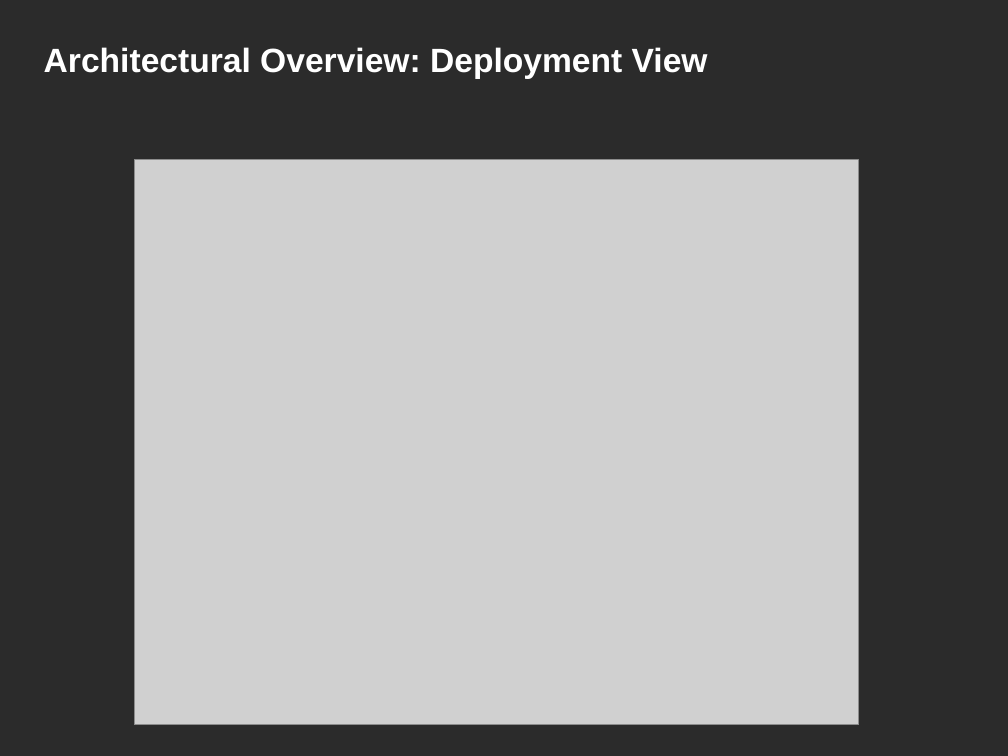
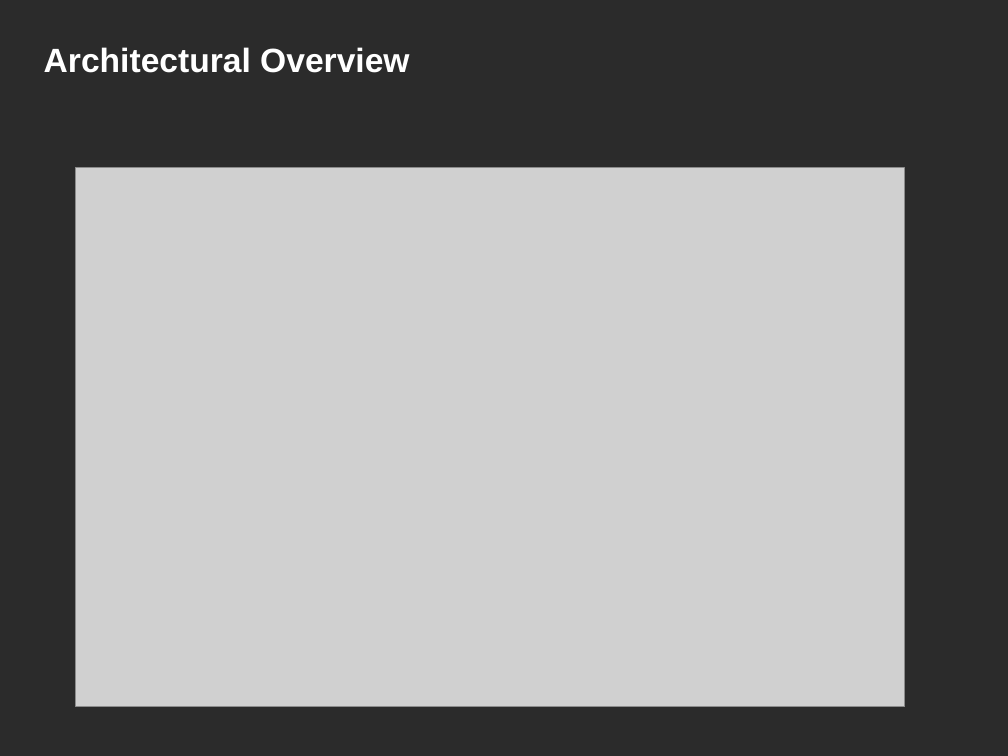
Before and after one commit to NCIP/prot-express, a slide deck: slide 13 of docs/silver_compatibility_review/1.0/artifacts/01. protexpress_silver_compat_kickoff_Jan_2008.ppt (slide 16 before the commit). Drawn at 1008x756 pixels with LibreOffice and Linux fonts; fonts in the diff are those of the drawing; grey boxes stand for pictures; background and template pictures are left out; a plain dark background stands for a picture behind light text. Boxes give left, top, right and bottom in pixels: in the first picture for what was removed or moved away, otherwise in the second. Text is boxed around its words. In the diff, an @@ line names an element or a change of style, - is before the commit and + after.

```diff
--- a/docs/silver_compatibility_review/1.0/artifacts/01. protexpress_silver_compat_kickoff_Jan_2008.ppt
+++ b/docs/silver_compatibility_review/1.0/artifacts/01. protexpress_silver_compat_kickoff_Jan_2008.ppt
@@ title at [44,47,409,73]: text changed @@
-Architectural Overview: Deployment View
+Architectural Overview
@@ picture: place and size @@
-picture at [134,159,859,725]
+picture at [76,168,904,708]
```
Also in this commit, not shown: 10 other slides changed, 4 slides added, 9 slides removed, 10 other files.
